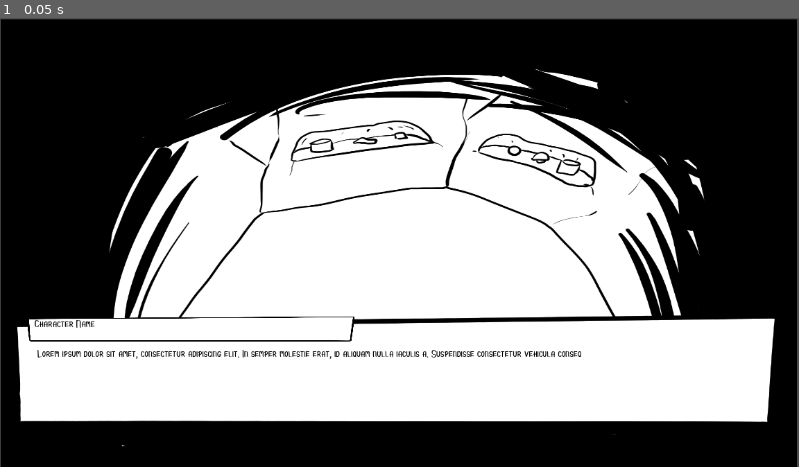
Above: before the commit, frame 1.
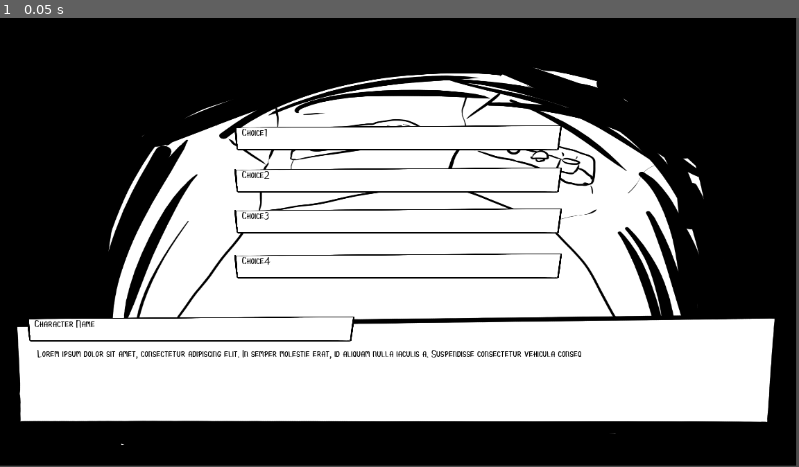
Above: after the commit, the same moment.

Repository: solomonlu/Godot-Survive-
Game: Godot game, scene res://scenes/Game.tscn
Same seed, same stepped clock (60 frames per second), same inputs: the game is played once before the commit and once after it.
Inputs:
- Up to frame 1 (0.05 s): no input

The runs differ from the first frame. In frame 1, 6.3% of the frame differs, in the area x 0-100%, y 0-100%.

Commit message:
完成游戏界面的构图示意

Diff:
--- a/project.godot
+++ b/project.godot
@@ -26,6 +26,11 @@
 "events": [Object(InputEventKey,"resource_local_to_scene":false,"resource_name":"","device":-1,"window_id":0,"alt_pressed":false,"shift_pressed":false,"ctrl_pressed":false,"meta_pressed":false,"pressed":false,"keycode":69,"physical_keycode":0,"key_label":0,"unicode":101,"echo":false,"script":null)
 ]
 }
+click={
+"deadzone": 0.5,
+"events": [Object(InputEventMouseButton,"resource_local_to_scene":false,"resource_name":"","device":-1,"window_id":0,"alt_pressed":false,"shift_pressed":false,"ctrl_pressed":false,"meta_pressed":false,"button_mask":0,"position":Vector2(0, 0),"global_position":Vector2(0, 0),"factor":1.0,"button_index":1,"canceled":false,"pressed":false,"double_click":false,"script":null)
+]
+}
 
 [rendering]
 
--- a/scenes/Game.tscn
+++ b/scenes/Game.tscn
@@ -5,8 +5,16 @@
 
 [node name="Game" type="Node2D"]
 
-[node name="Sprite2D" type="Sprite2D" parent="."]
-position = Vector2(575, 325)
+[node name="Background" type="TextureRect" parent="."]
+anchors_preset = 8
+anchor_left = 0.5
+anchor_top = 0.5
+anchor_right = 0.5
+anchor_bottom = 0.5
+offset_right = 1733.0
+offset_bottom = 1375.0
+grow_horizontal = 2
+grow_vertical = 2
 scale = Vector2(0.662435, 0.469818)
 texture = ExtResource("1_balbf")
 
--- a/scenes/UI.tscn
+++ b/scenes/UI.tscn
@@ -1,7 +1,10 @@
-[gd_scene load_steps=2 format=3 uid="uid://c6imn3ntkfa0d"]
+[gd_scene load_steps=3 format=3 uid="uid://c6imn3ntkfa0d"]
 
 [ext_resource type="PackedScene" uid="uid://dk43octhpohx8" path="res://scenes/UI/DialogBox.tscn" id="1_q61hg"]
+[ext_resource type="PackedScene" uid="uid://cr2aaqex84mbi" path="res://scenes/UI/ChoiceBox.tscn" id="2_ck27w"]
 
 [node name="UI" type="CanvasLayer"]
 
 [node name="Dialog_box" parent="." instance=ExtResource("1_q61hg")]
+
+[node name="ChoiceBox" parent="." instance=ExtResource("2_ck27w")]
--- /dev/null
+++ b/scenes/UI/ChoiceBox.tscn
@@ -0,0 +1,130 @@
+[gd_scene load_steps=3 format=3 uid="uid://cr2aaqex84mbi"]
+
+[ext_resource type="Texture2D" uid="uid://b3fodqqdrgxp8" path="res://textures/misc/dialog_box.png" id="1_p4e77"]
+[ext_resource type="FontFile" path="res://fonts/dialog.tres" id="2_kdwmn"]
+
+[node name="ChoiceBox" type="CanvasLayer"]
+
+[node name="ChoiceBackground1" type="TextureRect" parent="."]
+anchors_preset = 8
+anchor_left = 0.5
+anchor_top = 0.5
+anchor_right = 0.5
+anchor_bottom = 0.5
+offset_left = -246.5
+offset_top = -172.0
+offset_right = 246.5
+offset_bottom = -128.0
+grow_horizontal = 2
+grow_vertical = 2
+texture = ExtResource("1_p4e77")
+expand_mode = 1
+
+[node name="ChoiceText1" type="Label" parent="ChoiceBackground1"]
+layout_mode = 1
+anchors_preset = 8
+anchor_left = 0.5
+anchor_top = 0.5
+anchor_right = 0.5
+anchor_bottom = 0.5
+offset_left = -227.5
+offset_top = -21.0
+offset_right = 227.5
+offset_bottom = 22.0
+theme_override_colors/font_color = Color(0, 0, 0, 1)
+theme_override_fonts/font = ExtResource("2_kdwmn")
+text = "Choice1"
+clip_text = true
+
+[node name="ChoiceBackground2" type="TextureRect" parent="."]
+anchors_preset = 8
+anchor_left = 0.5
+anchor_top = 0.5
+anchor_right = 0.5
+anchor_bottom = 0.5
+offset_left = -246.5
+offset_top = -111.0
+offset_right = 246.5
+offset_bottom = -67.0
+grow_horizontal = 2
+grow_vertical = 2
+texture = ExtResource("1_p4e77")
+expand_mode = 1
+
+[node name="ChoiceText2" type="Label" parent="ChoiceBackground2"]
+layout_mode = 1
+anchors_preset = 8
+anchor_left = 0.5
+anchor_top = 0.5
+anchor_right = 0.5
+anchor_bottom = 0.5
+offset_left = -227.5
+offset_top = -21.0
+offset_right = 227.5
+offset_bottom = 22.0
+theme_override_colors/font_color = Color(0, 0, 0, 1)
+theme_override_fonts/font = ExtResource("2_kdwmn")
+text = "Choice2"
+clip_text = true
+
+[node name="ChoiceBackground3" type="TextureRect" parent="."]
+anchors_preset = 8
+anchor_left = 0.5
+anchor_top = 0.5
+anchor_right = 0.5
+anchor_bottom = 0.5
+offset_left = -246.5
+offset_top = -52.0
+offset_right = 246.5
+offset_bottom = -8.0
+grow_horizontal = 2
+grow_vertical = 2
+texture = ExtResource("1_p4e77")
+expand_mode = 1
+
+[node name="ChoiceText3" type="Label" parent="ChoiceBackground3"]
+layout_mode = 1
+anchors_preset = 8
+anchor_left = 0.5
+anchor_top = 0.5
+anchor_right = 0.5
+anchor_bottom = 0.5
+offset_left = -227.5
+offset_top = -21.0
+offset_right = 227.5
+offset_bottom = 22.0
+theme_override_colors/font_color = Color(0, 0, 0, 1)
+theme_override_fonts/font = ExtResource("2_kdwmn")
+text = "Choice3"
+clip_text = true
+
+[node name="ChoiceBackground4" type="TextureRect" parent="."]
+anchors_preset = 8
+anchor_left = 0.5
+anchor_top = 0.5
+anchor_right = 0.5
+anchor_bottom = 0.5
+offset_left = -246.5
+offset_top = 13.0
+offset_right = 246.5
+offset_bottom = 57.0
+grow_horizontal = 2
+grow_vertical = 2
+texture = ExtResource("1_p4e77")
+expand_mode = 1
+
+[node name="ChoiceText4" type="Label" parent="ChoiceBackground4"]
+layout_mode = 1
+anchors_preset = 8
+anchor_left = 0.5
+anchor_top = 0.5
+anchor_right = 0.5
+anchor_bottom = 0.5
+offset_left = -227.5
+offset_top = -21.0
+offset_right = 227.5
+offset_bottom = 22.0
+theme_override_colors/font_color = Color(0, 0, 0, 1)
+theme_override_fonts/font = ExtResource("2_kdwmn")
+text = "Choice4"
+clip_text = true
